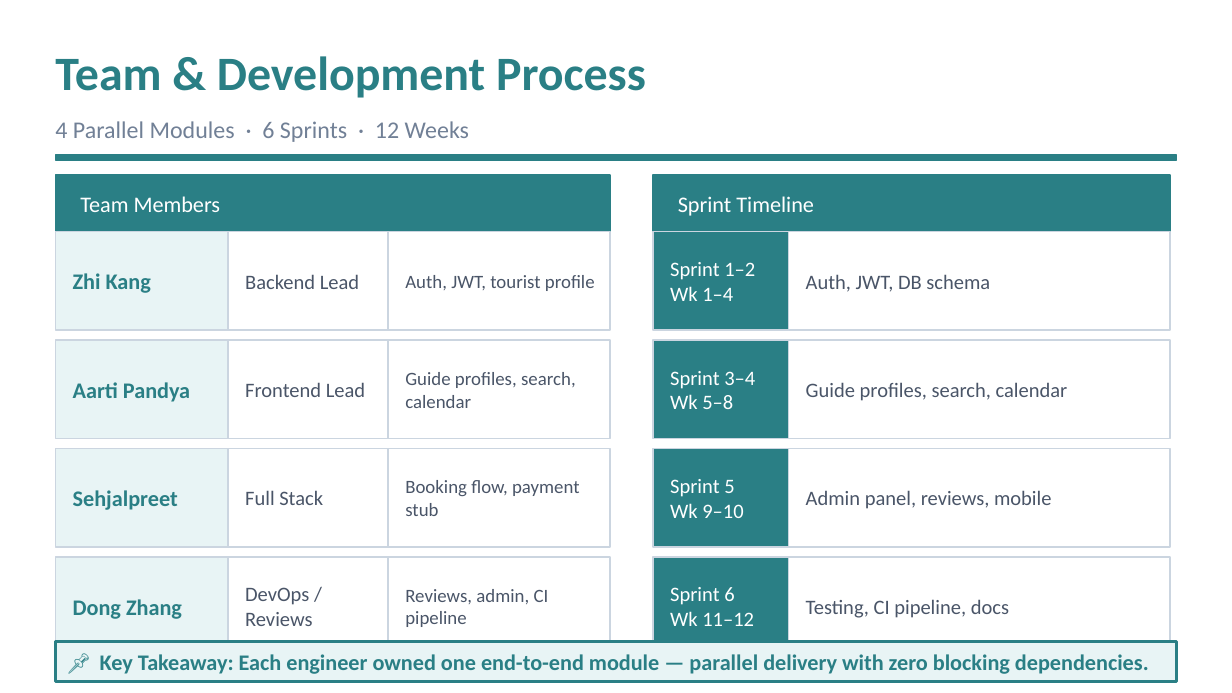
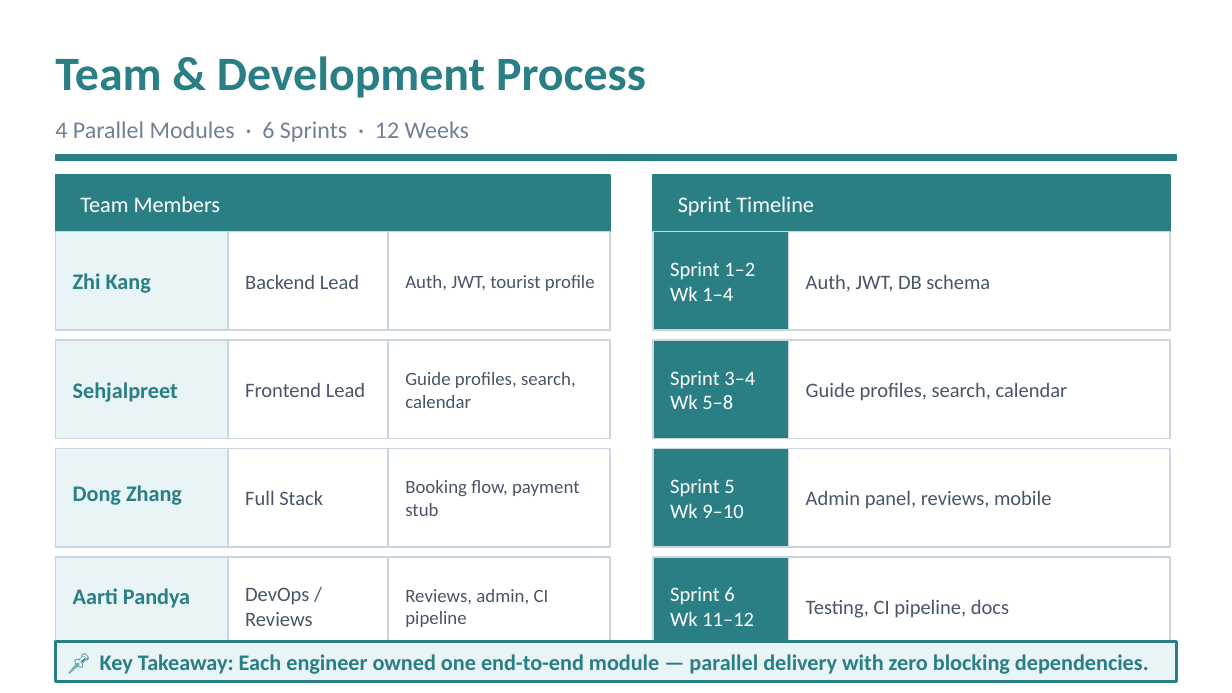
Before and after one commit to 10000Katherine/LocalGuide_Software-Engineering, a slide deck: slide 3 of docs/final/LocalGuide_Presentation.pptx. Drawn at 1232x693 pixels with LibreOffice and Linux fonts; fonts in the diff are those of the drawing. Boxes give left, top, right and bottom in pixels: in the first picture for what was removed or moved away, otherwise in the second. Text is boxed around its words. In the diff, an @@ line names an element or a change of style, - is before the commit and + after.

```diff
--- a/docs/final/LocalGuide_Presentation.pptx
+++ b/docs/final/LocalGuide_Presentation.pptx
@@ text at bbox=[73, 382, 178, 402]: text changed @@
-Aarti Pandya
+Sehjalpreet
@@ text "Dong Zhang": place and size @@
-text "Dong Zhang" at bbox=[73, 599, 182, 619]
+text "Dong Zhang" at bbox=[73, 485, 182, 505]
@@ text removed at bbox=[73, 490, 178, 510] @@
-Sehjalpreet
@@ text added at bbox=[73, 588, 190, 608], 13 pt, text #2A7F85, bold @@
+Aarti Pandya
```
Also in this commit, not shown: 5 other slides changed.
